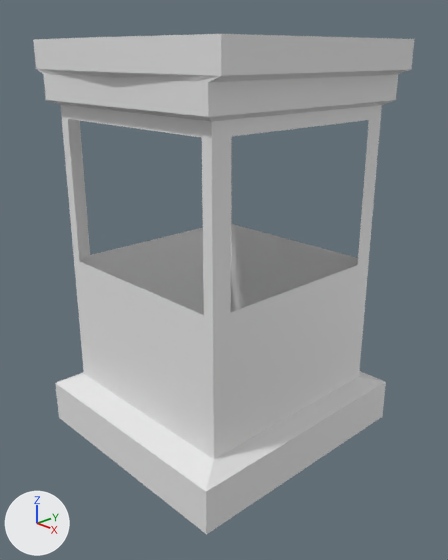
Renders of the Blender file assets/blender/garre.blend from each side of a commit.
Camera for both pictures: a 50 mm lens placed at (2.79, -2.58, 2.44), pointed at (0.07, -0.01, 1.07). Lighting does not change. The marker at lower left points along +X, +Y and +Z. The older version comes first.
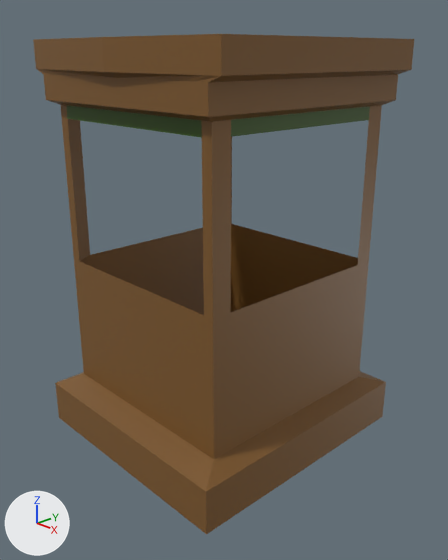
Pixel boxes [x1, y1, x2, y2] of what changed, in the pictures (448 x 560 px):
'Cube', surface changed (white to brown)
    both: [33, 34, 414, 534]

The change, as a list of edits to the scene's bpy script:
```text
Add img_garre_texture__png:
    img_garre_texture__png = load_image('garre texture .png', 'garre texture .png', 512, 512, 'sRGB')
Change mat_material:
    remove mat_material.base_color = (0.8, 0.8, 0.8)  # white #e7e7e7
    add mat_material.texture = img_garre_texture__png
```
